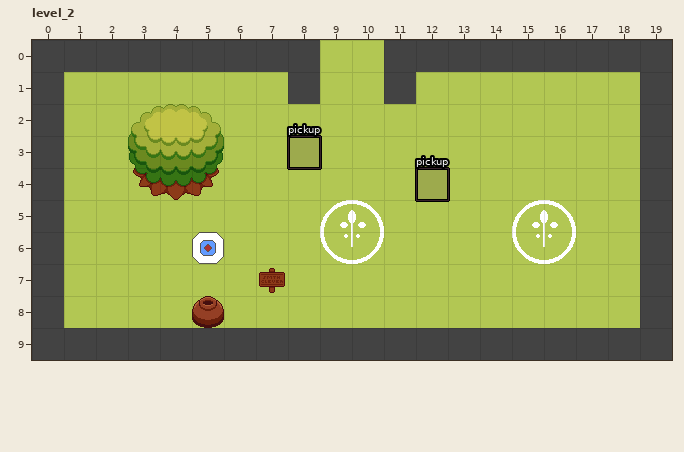
LDtk project: game_data/map/demo_map3.ldtk. The picture above was drawn from the file before the commit.
Cells are 32x32 px. Shown: level_2 x 0..19, y 0..9.
After the commit:
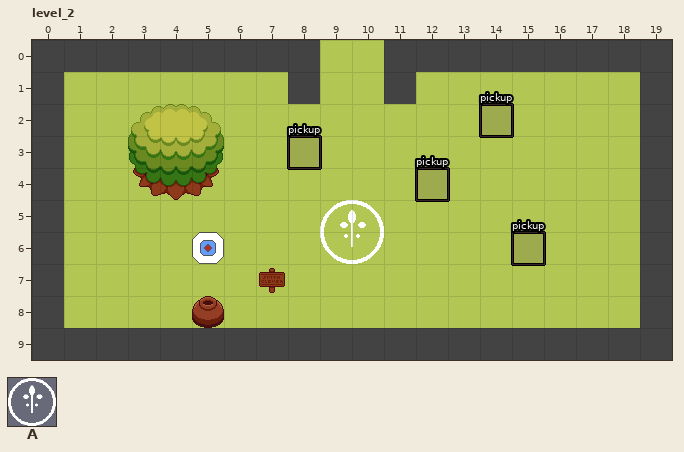
Key: from "checkpoint": A 0.
Objects are placed by their top-left corner, in cells (3,4 is the top-left corner of cell 3,4); size is 1x1 cell unless given.
The author wrote: important pickups can show text every time
Change:
Layer "entities":
added: "pickup" rectangle at 15,6
added: "pickup" rectangle at 14,2
removed: A "checkpoint" at 15,5 size 2x2
